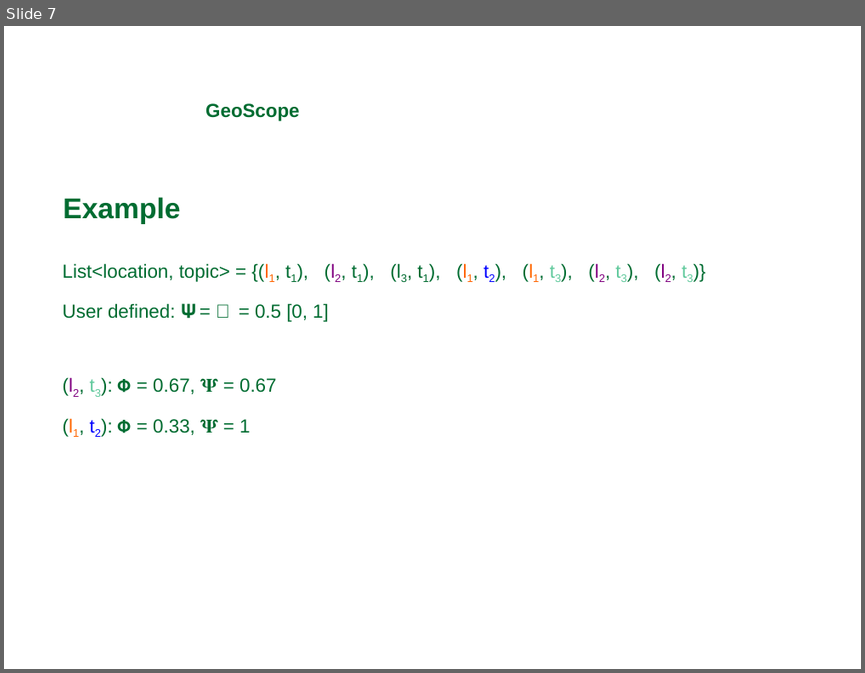
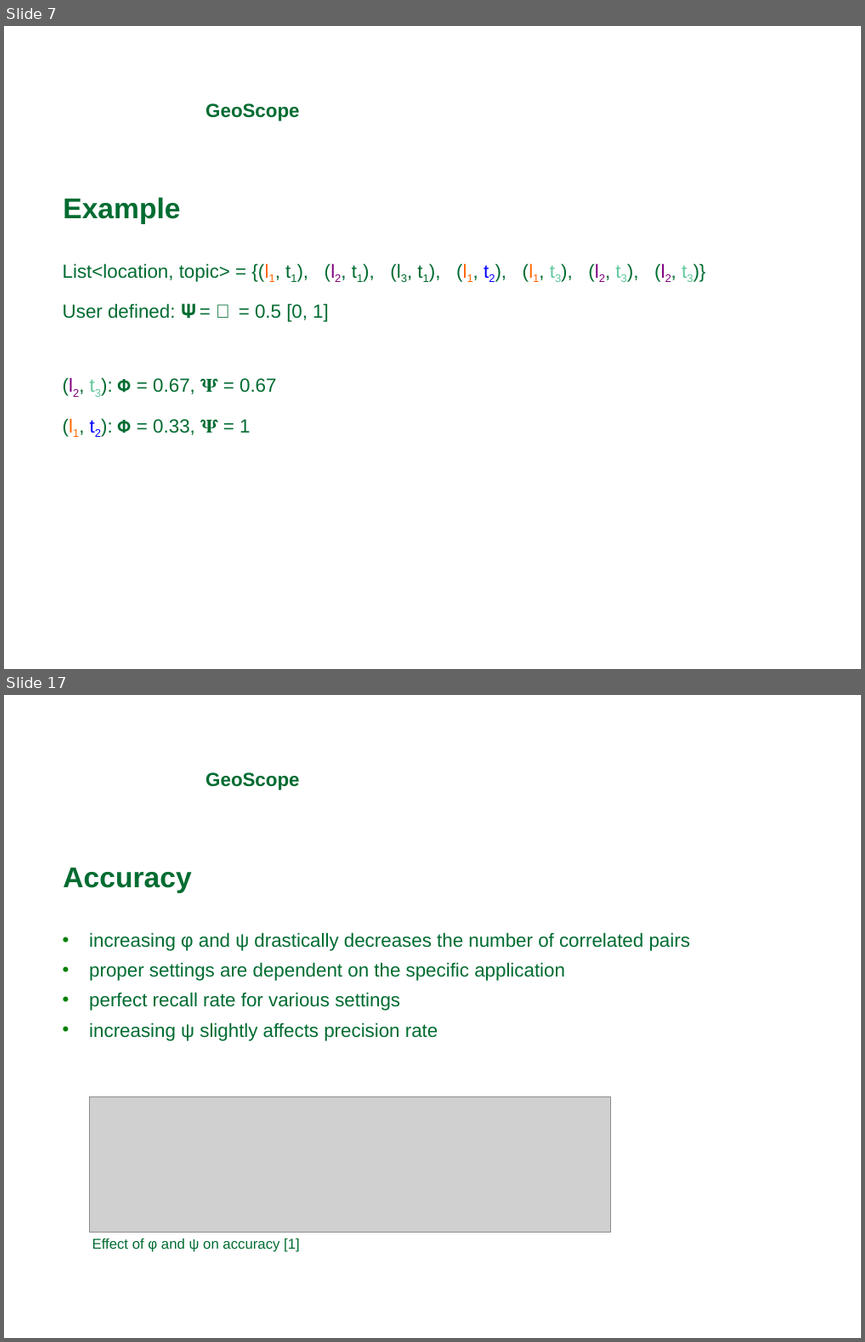
Before and after one commit to michaelprummer/datascience, a slide deck: GeoScope/DataScience1.ppt. Shown one above the other, each under a label of ours: slide 7 before the commit, slides 7 and 17 after it; the slides between them are not shown. The pictures are 865x673 and 865x1342 pixels, drawn with LibreOffice and Linux fonts; fonts in the diff are those of the drawing; grey boxes stand for pictures; background and template pictures are left out. Boxes give left, top, right and bottom in pixels: in the first picture for what was removed or moved away, otherwise in the second. Text is boxed around its words. In the diff, an @@ line names an element or a change of style, - is before the commit and + after.

```diff
--- a/GeoScope/DataScience1.ppt
+++ b/GeoScope/DataScience1.ppt
@@ slide 17 added at bbox=[4, 695, 861, 1338], background picture (left out) @@
@@ text added at bbox=[205, 772, 299, 790], 16 pt, text #006C31, bold @@
+GeoScope
@@ text added at bbox=[63, 868, 191, 893], 24 pt, text #006C31, bold @@
+Accuracy
@@ text added at bbox=[89, 932, 690, 1041], 16 pt, text #006C31 @@
+• increasing φ and ψ drastically decreases the number of correlated pairs
+• proper settings are dependent on the specific application
+• perfect recall rate for various settings
+• increasing ψ slightly affects precision rate
@@ picture added at bbox=[90, 1097, 611, 1231] @@
@@ text added at bbox=[92, 1238, 300, 1252], 12 pt, text #006C31 @@
+Effect of φ and ψ on accuracy [1]
```
Also in this commit, not shown: 7 slides changed, 7 other slides added, 1 slide removed.
